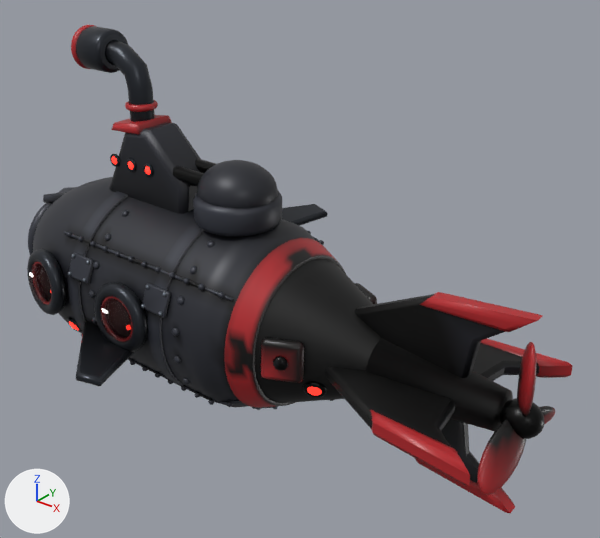
Before and after pictures for a commit that changed the glTF model models-src/enemy_gunner.glb.
Before and after are seen from a 50 mm lens placed at (3.92, -3.85, 2.85), pointed at (0.69, 0.19, 0.34). Arrows for +X, +Y and +Z are at lower left; the lights stay in place. The first picture is the older version. Where no turn or scale is listed for an object, it has been applied to the vertices. Vertices at exactly the same position are counted once.

In view in the first picture: 'enemy_gunner_body', 'propeller.001', 'side_detail.001' and 1 more.
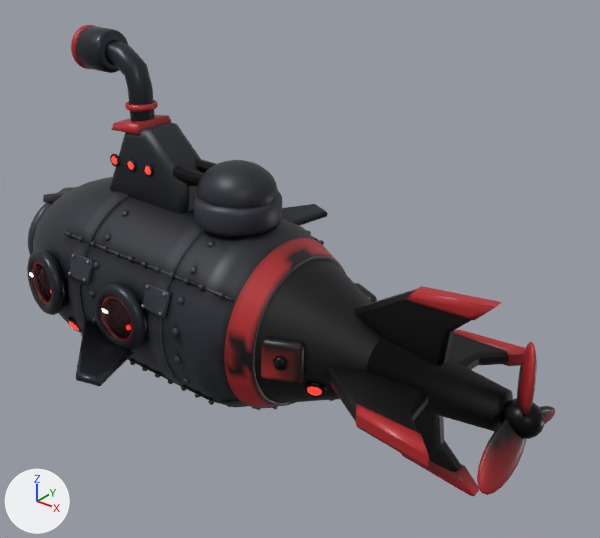
Where the change shows, as pixel boxes (x1, y1, x2, y2) in the pictures (600 x 538 px; the box of a moved part takes in the faces that stretch with it):
'enemy_gunner_body', reshaped (9% narrower): before (28, 25, 573, 513); after (28, 25, 525, 496)
part 1 of me_enemy_gunner_body, moved or reshaped: before (354, 294, 505, 378); after (354, 289, 471, 366)
part 2 of me_enemy_gunner_body, moved or reshaped: before (472, 343, 540, 381); after (448, 333, 509, 370)
part 3 of me_enemy_gunner_body, moved or reshaped: before (441, 419, 480, 484); after (414, 411, 461, 472)
part 4 of me_enemy_gunner_body, moved or reshaped: before (325, 367, 455, 447); after (325, 367, 429, 432)
part 5 of me_enemy_gunner_body, moved or reshaped: before (419, 292, 542, 332); after (405, 286, 502, 320)
part 6 of me_enemy_gunner_body, moved or reshaped: before (481, 339, 573, 378); after (454, 330, 525, 366)
part 7 of me_enemy_gunner_body, moved or reshaped: before (415, 458, 515, 513); after (401, 453, 479, 496)
part 8 of me_enemy_gunner_body, moved or reshaped: before (370, 410, 470, 486); after (355, 403, 429, 467)
part 9 of me_enemy_gunner_body, edited (looks the same): (74, 160, 517, 487) in both

What changed in the scene script:
```text
Change me_enemy_gunner_body:
    used by ob_enemy_gunner_body; location = (0.0, 0.0, 0.0)
    remove me_enemy_gunner_body.from_pydata(...)  # 13923 vertices, 27224 faces; spans x -1.98..2.49, y -1.25..1.25, z -0.73..1.82
    add me_enemy_gunner_body.from_pydata(...)  # 13923 vertices, 27224 faces; spans x -1.98..2.39, y -1.25..1.25, z -0.73..1.82
    me_enemy_gunner_body part 1: the loose piece of 30 vertices spanning x 0.79..2.48, y -0.05..0.05, z 0.07..0.66 is scaled about its middle by (0.798, 1, 1), then moved by (-0.07, 0.0, 0.0)
    me_enemy_gunner_body part 2: the loose piece of 30 vertices spanning x 0.79..2.48, y 0.07..0.66, z -0.05..0.05 is scaled about its middle by (0.798, 1, 1), then moved by (-0.07, 0.0, 0.0)
    me_enemy_gunner_body part 3: the loose piece of 30 vertices spanning x 0.79..2.48, y -0.05..0.05, z -0.66..-0.07 is scaled about its middle by (0.798, 1, 1), then moved by (-0.07, 0.0, 0.0)
    me_enemy_gunner_body part 4: the loose piece of 30 vertices spanning x 0.79..2.48, y -0.66..-0.07, z -0.05..0.05 is scaled about its middle by (0.798, 1, 1), then moved by (-0.07, 0.0, 0.0)
    me_enemy_gunner_body part 5: the loose piece of 24 vertices spanning x 1.76..2.49, y -0.07..0.06, z 0.52..0.67 is scaled about its middle by (0.794, 1, 0.998), then moved by (-0.17, 0.0, 0.0)
    me_enemy_gunner_body part 6: the loose piece of 24 vertices spanning x 1.76..2.49, y 0.52..0.67, z -0.06..0.06 is scaled about its middle by (0.794, 0.998, 1), then moved by (-0.17, 0.0, 0.0)
    me_enemy_gunner_body part 7: the loose piece of 24 vertices spanning x 1.76..2.49, y -0.06..0.07, z -0.67..-0.52 is scaled about its middle by (0.794, 1, 0.998), then moved by (-0.17, 0.0, 0.0)
    me_enemy_gunner_body part 8: the loose piece of 24 vertices spanning x 1.76..2.49, y -0.67..-0.52, z -0.06..0.06 is scaled about its middle by (0.794, 0.998, 1), then moved by (-0.17, 0.0, 0.0)
    me_enemy_gunner_body part 9: 1592 kept faces spanning x -1.79..2.25, y -0.69..0.69, z -0.73..1.52 get new vertex colours; the middle colour goes from grey #a0a0a0 to grey #9f9f9f
    other edits to the shape of me_enemy_gunner_body do not show in these pictures
```
